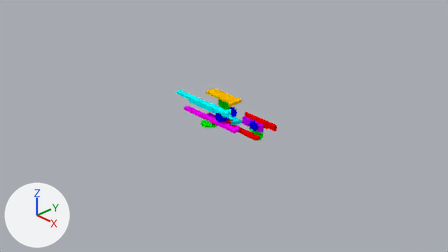
Two versions of the Blender file xor.blend, one commit apart.
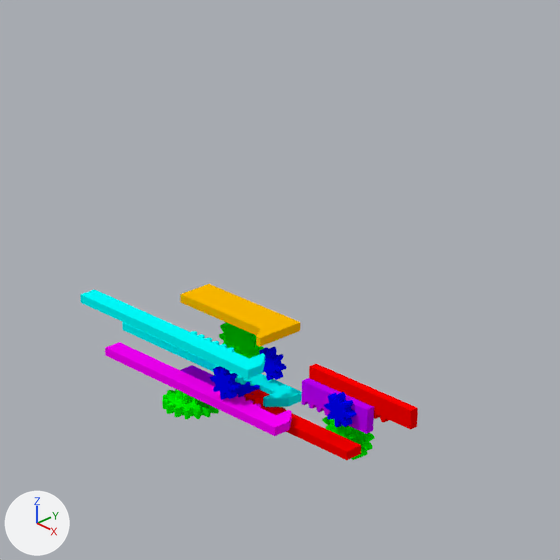
There are two pictures of each version: one from the file's camera 'Camera', one close up on the part from 34% to 71% of the width and 1% to 68% of the height. The axes (+X, +Y, +Z) are drawn at lower left. The lights are the same throughout. The first two pictures are the older version.

Script lines for the objects in view, before the commit:
```python
ob_b = bpy.data.objects.new('B', me_mesh_006)
ob_b.parent = ob_nota_and_b
ob_b.location = (0.1, 0.122, 0.075)
ob_b.scale = (10.0, 10.0, 10.0)
ob_g = bpy.data.objects.new('G', me_mesh_031)
ob_g.parent = ob_a_and_notb
ob_g.location = (0.0, 0.0563, -0.025)
ob_g.scale = (10.0, 10.0, 10.0)
ob_h_002 = bpy.data.objects.new('H.002', me_mesh_005)
ob_h_002.parent = ob_nota_and_b
ob_h_002.location = (0.0, -0.00849, -0.025)
ob_h_002.rotation_euler = (3.142, 0.0, 0.0)  # degrees (180, 0, 0)
ob_h_002.scale = (10.0, 10.0, 10.0)
ob_k = bpy.data.objects.new('K', me_mesh_013)
ob_k.location = (0.661, 0.147, 0.014)
ob_k.rotation_euler = (1.571, 0.0, 0.0)  # degrees (90, 0, 0)
ob_k.scale = (10.0, 10.0, 10.0)
ob_l = bpy.data.objects.new('L', me_mesh_002)
ob_l.parent = ob_nota_and_b
ob_l.location = (0.0, -0.183, 0.201)
ob_l.rotation_euler = (-1.571, 0.0, 0.0)  # degrees (-90, 0, 0)
ob_l.scale = (10.0, 10.0, 10.0)
ob_not_b = bpy.data.objects.new('not_B', me_mesh_024)
ob_not_b.parent = ob_a_and_notb
ob_not_b.location = (0.3, -0.0494, 0.075)
ob_not_b.scale = (10.0, 10.0, 10.0)
ob_output3 = bpy.data.objects.new('output3', me_mesh_014)
ob_output3.location = (0.7, 0.164, 0.173)
ob_output3.rotation_euler = (1.571, 0.0, 0.0)  # degrees (90, 0, 0)
ob_output3.scale = (10.0, 10.0, 10.0)
# also in view: 'J' at (0.63, 0.11, 0.15); 'E' at (-0.24, -0.12, -0.03); 'output1' at (0.07, 0.06, -0.01); 'A' at (-0.42, 0.12, 0.04); 'J_gear' at (0.7, 0.06, 0.17)
```
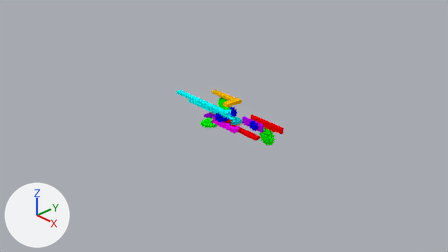
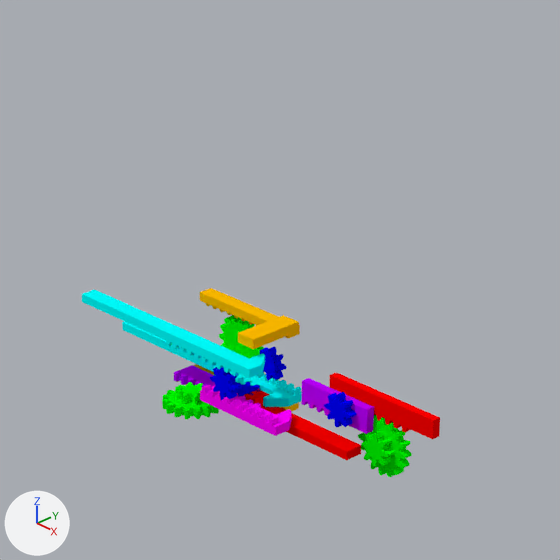
Pixel boxes (x1, y1, x2, y2) of what changed, in the close-ups (560 x 560 px):
'B', reshaped: before (80, 290, 265, 379); after (82, 290, 265, 378)
'not_B', reshaped (51% narrower, 45% shorter): before (105, 342, 292, 436); after (200, 385, 292, 436)
'H.002', reshaped (17% narrower): before (180, 284, 300, 347); after (200, 288, 300, 349)
'output3', moved: before (309, 364, 418, 429); after (330, 372, 440, 439)
'K', moved: before (322, 417, 375, 460); after (358, 415, 412, 477)
'G', reshaped (not visible before): after (177, 364, 299, 411)
part 1 of me_mesh_031, built on (mostly hidden): after (193, 364, 299, 411)

Diff of the bpy script that builds the scene:
```diff
--- a/xor.blend.py
+++ b/xor.blend.py
@@ me_mesh_031 @@
 # used by ob_g; parent = ob_a_and_notb; location = (0.0, 0.0563, -0.025); scale = (10.0, 10.0, 10.0)
-me_mesh_031.from_pydata(...)  # 88 vertices, 46 faces; spans x -0.0308..0.0415, y -0.0073..0.0117, z -0.0025..0.0025
+me_mesh_031.from_pydata(...)  # 94 vertices, 51 faces; spans x -0.0308..0.0415, y -0.0073..0.0242, z -0.0025..0.0046
+# me_mesh_031 part 1
+# 2 vertices are removed from x -0.0308..0.0415, y 0.0117, z 0.0025
+# 4 faces are deleted
+# 2 vertices move from x -0.0308..0.0415, y 0.0117, z -0.0025 to x -0.0308..0.0415, y 0.0242, z -0.0025
+# 8 vertices are added at x -0.0308..0.0415, y 0.0184..0.0242, z 0.0025..0.0046
+# 9 new faces join them
 me_mesh_031.materials.append(mat_material_001)
@@ me_mesh_024 @@
 # used by ob_not_b; parent = ob_a_and_notb; location = (0.3, -0.0494, 0.075); scale = (10.0, 10.0, 10.0)
-me_mesh_024.from_pydata(...)  # 66 vertices, 35 faces; spans x -0.0965..0.0404, y -0.0115..0.0083, z -0.0025..0.0025
+me_mesh_024.from_pydata(...)  # 146 vertices, 95 faces; spans x -0.018..0.0404, y -0.0111..0.0083, z -0.0025..0.0057
+# me_mesh_024 part 2
+# 4 vertices are removed from x -0.0965, y -0.0115..-0.001, z -0.0025..0.0025
+# 5 faces are deleted
+# 30 vertices in x -0.0163..0.0404, y -0.001..0.0083, z 0.0025 move by (0.0, 0.0, 0.0003)
+# 2 vertices move from x 0.0404, y -0.0115, z -0.0025..0.0025 to x 0.0404, y -0.0111, z -0.0025..0.0028
+# 44 vertices are added at x -0.018..0.0377, y -0.0111..-0.0009, z -0.0025..0.0057
+# 40 new vertices lie (0.0, 0.005, 0.0) away from vertices in x -0.0173..0.0377, y -0.0111, z 0.0028..0.0057
+# 65 new faces join them
 me_mesh_024.materials.append(mat_material_003)
@@ me_mesh_006 @@
 # used by ob_b; parent = ob_nota_and_b; location = (0.1, 0.122, 0.075); scale = (10.0, 10.0, 10.0)
-me_mesh_006.from_pydata(...)  # 66 vertices, 35 faces; spans x -0.0965..0.0404, y -0.0083..0.0115, z -0.0025..0.0025
+me_mesh_006.from_pydata(...)  # 116 vertices, 70 faces; spans x -0.0965..0.0404, y -0.0083..0.0104, z -0.0025..0.0053
+# me_mesh_006 part 3
+# 30 vertices are removed from x -0.0163..0.0167, y -0.0019..0.001, z -0.0025..0.0025
+# 28 faces are deleted
+# 4 vertices in x -0.0965..0.0404, y 0.0115, z -0.0025..0.0025 move by (0.0, -0.0011, 0.0)
+# 40 vertices are added at x -0.0251..0.03, y 0.0053, z 0.0024..0.0053
+# 40 new vertices lie (0.0, 0.005, 0.0) away from vertices in x -0.0251..0.03, y 0.0053, z 0.0024..0.0053
+# 63 new faces join them
 me_mesh_006.materials.append(mat_material_013)
@@ me_mesh_005 @@
 # used by ob_h_002; parent = ob_nota_and_b; location = (0.0, -0.00849, -0.025); rotation_euler = (3.142, 0.0, 0.0), in degrees (180, 0, 0); scale = (10.0, 10.0, 10.0)
-me_mesh_005.from_pydata(...)  # 139 vertices, 68 faces; spans x -0.0308..0.0415, y -0.0073..0.0225, z -0.0054..0.0025
+me_mesh_005.from_pydata(...)  # 109 vertices, 86 faces; spans x -0.0292..0.041, y -0.0118..0.0225, z -0.0075..0.0029
+# me_mesh_005 part 4: 139 vertices removed from x -0.0308..0.0415, y -0.0073..0.0225, z -0.0054..0.0025; 109 vertices added at x -0.0292..0.041, y -0.0118..0.0225, z -0.0075..0.0029
 me_mesh_005.materials.append(mat_material_008)
@@ ob_k @@
 ob_k = bpy.data.objects.new('K', me_mesh_013)
-ob_k.location = (0.661, 0.147, 0.014)
+ob_k.location = (0.921, 0.147, 0.014)
 ob_k.rotation_euler = (1.571, 0.0, 0.0)  # degrees (90, 0, 0)
@@ ob_output3 @@
 ob_output3 = bpy.data.objects.new('output3', me_mesh_014)
-ob_output3.location = (0.7, 0.164, 0.173)
+ob_output3.location = (0.85, 0.164, 0.173)
 ob_output3.rotation_euler = (1.571, 0.0, 0.0)  # degrees (90, 0, 0)
```
